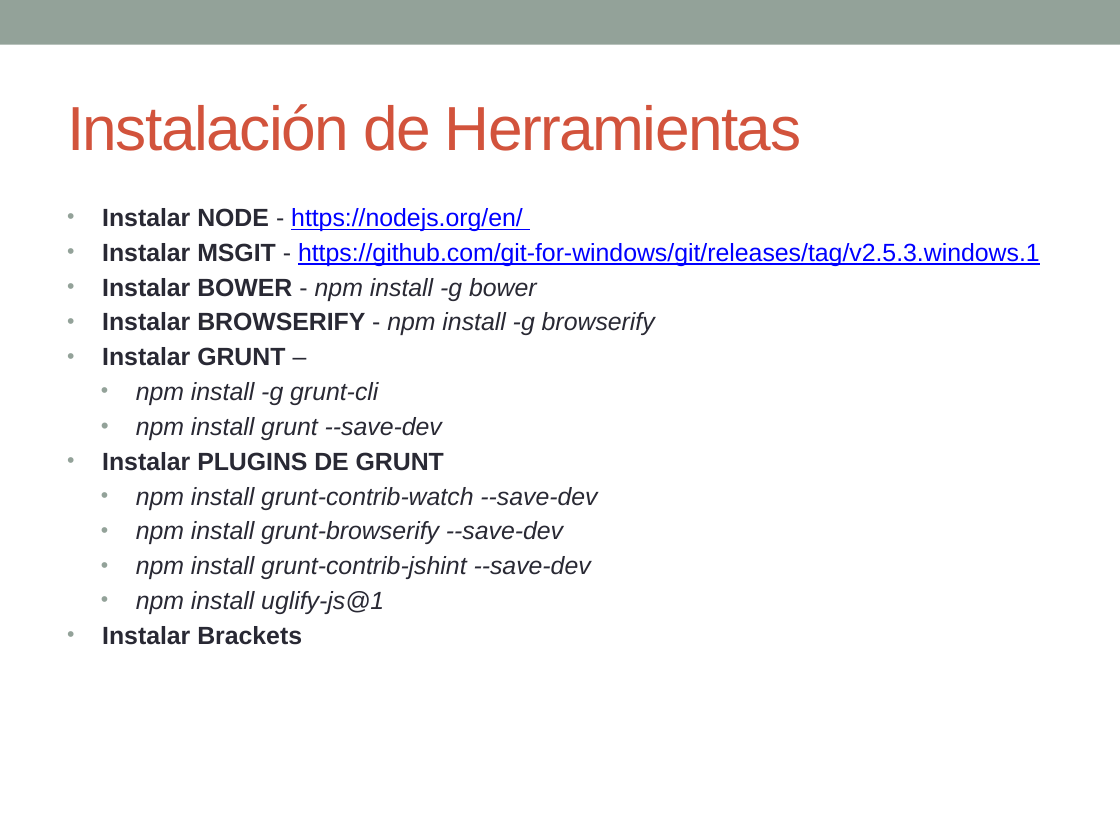
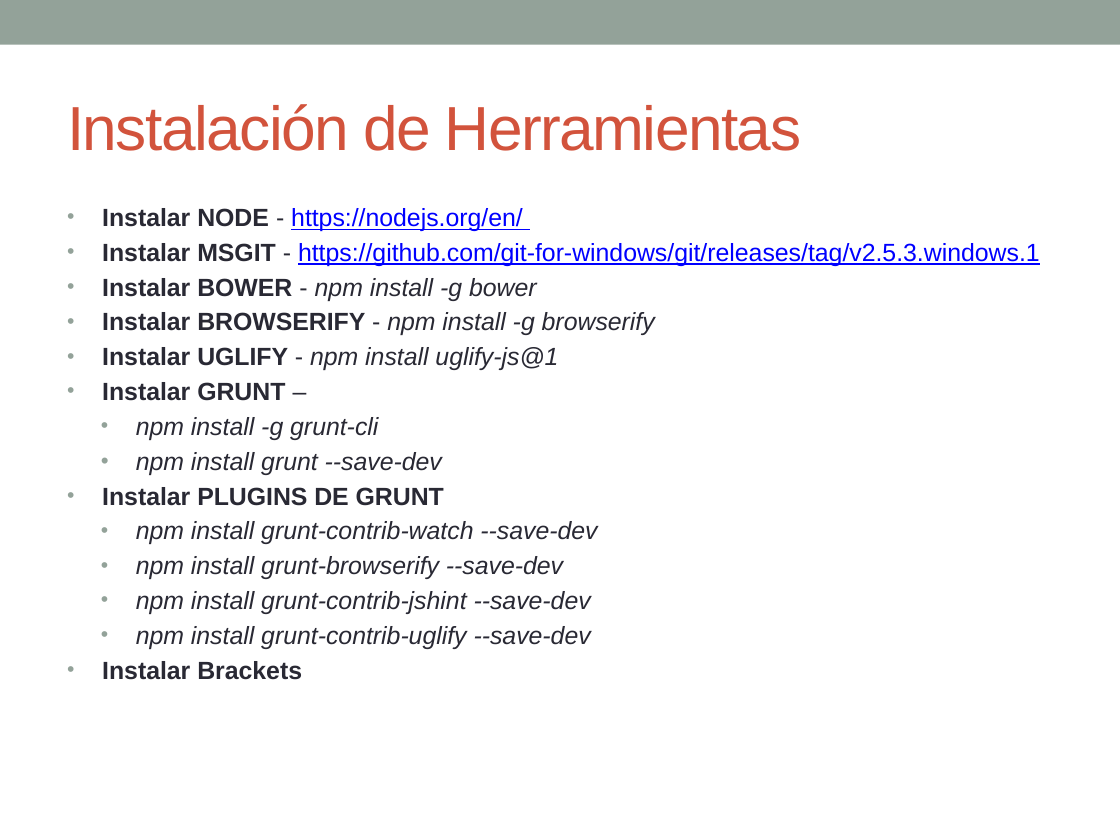
Before and after one commit to AcordeGroup/portal, a slide deck: slide 3 of bitacora_desarrollo.pptx. Drawn at 1120x840 pixels with LibreOffice and Linux fonts; fonts in the diff are those of the drawing. Boxes give left, top, right and bottom in pixels: in the first picture for what was removed or moved away, otherwise in the second. Text is boxed around its words. In the diff, an @@ line names an element or a change of style, - is before the commit and + after.

Commit message:
Se modifica la sección "Instalación de herramientas"
Se suma la instalación del plugin de grunt grunt-contrib-uglify para uglify

```diff
--- a/bitacora_desarrollo.pptx
+++ b/bitacora_desarrollo.pptx
@@ text at (102, 347, 558, 370): paragraph added @@
+    • Instalar UGLIFY - npm install uglify-js@1
@@ text at (136, 626, 591, 649): text changed @@
-  • npm install uglify-js@1
+  • npm install grunt-contrib-uglify --save-dev
```
